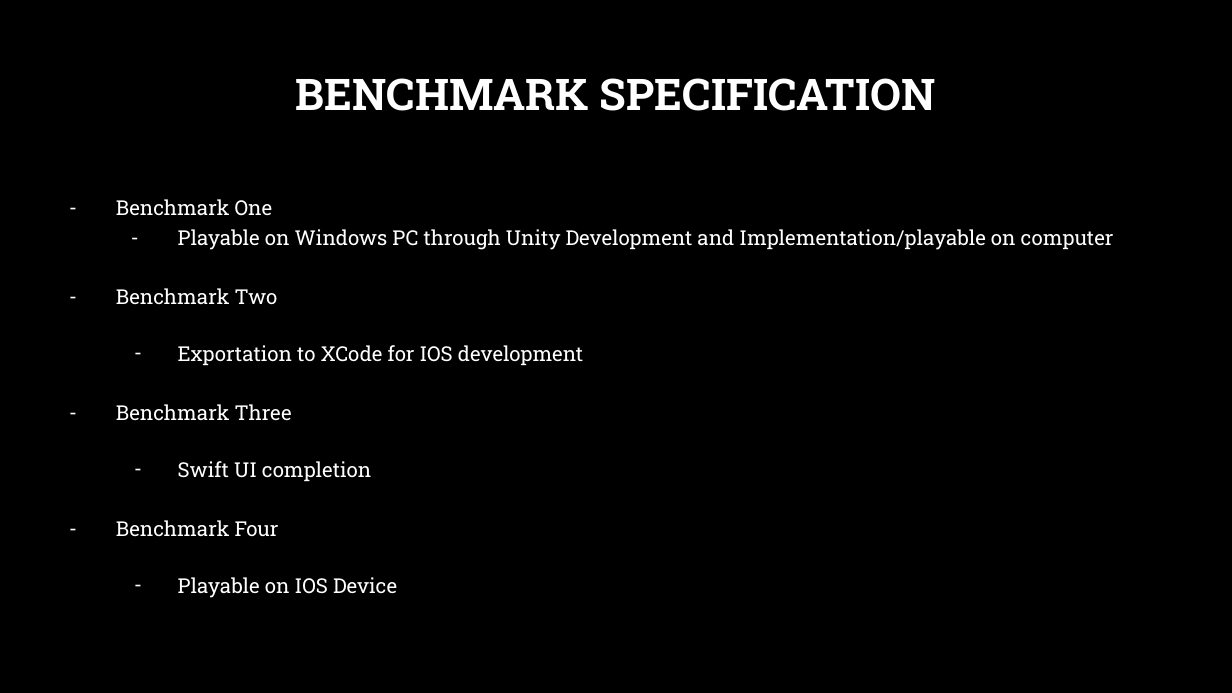
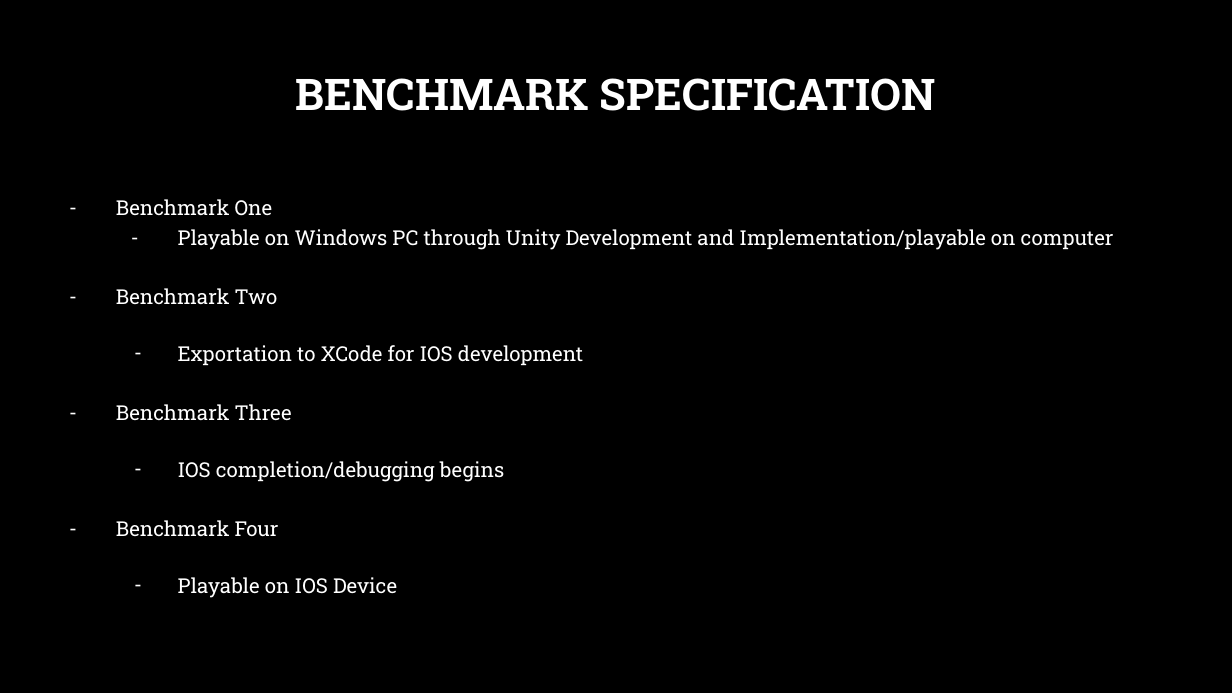
Before and after one commit to steveb1250/Devils_Grip_Proposal, a slide deck: slide 8 of CSC_520_Devils_Grip.pptx. Drawn at 1232x693 pixels with LibreOffice and Linux fonts; fonts in the diff are those of the drawing; background and template pictures are left out. Boxes give left, top, right and bottom in pixels: in the first picture for what was removed or moved away, otherwise in the second. Text is boxed around its words. In the diff, an @@ line names an element or a change of style, - is before the commit and + after.

```diff
--- a/CSC_520_Devils_Grip.pptx
+++ b/CSC_520_Devils_Grip.pptx
@@ text at (178,461,505,482): text changed @@
-  – Swift UI completion
+  – IOS completion/debugging begins
```
Also in this commit, not shown: 2 other slides changed, 3 other files.
